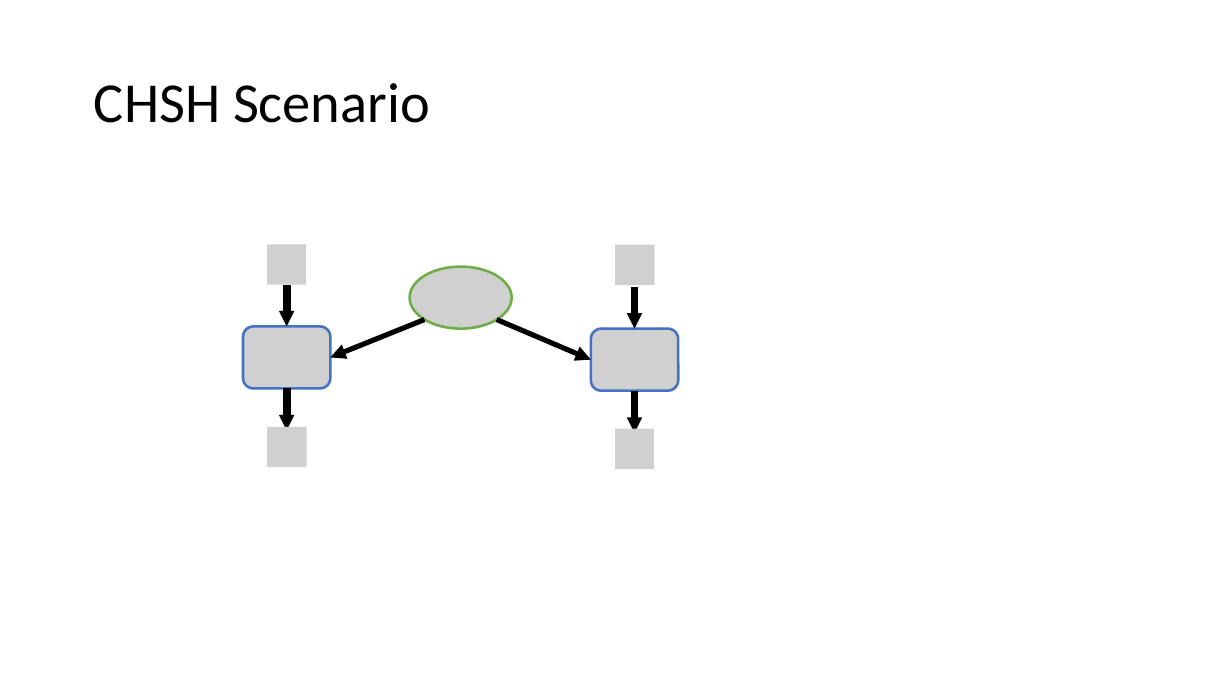
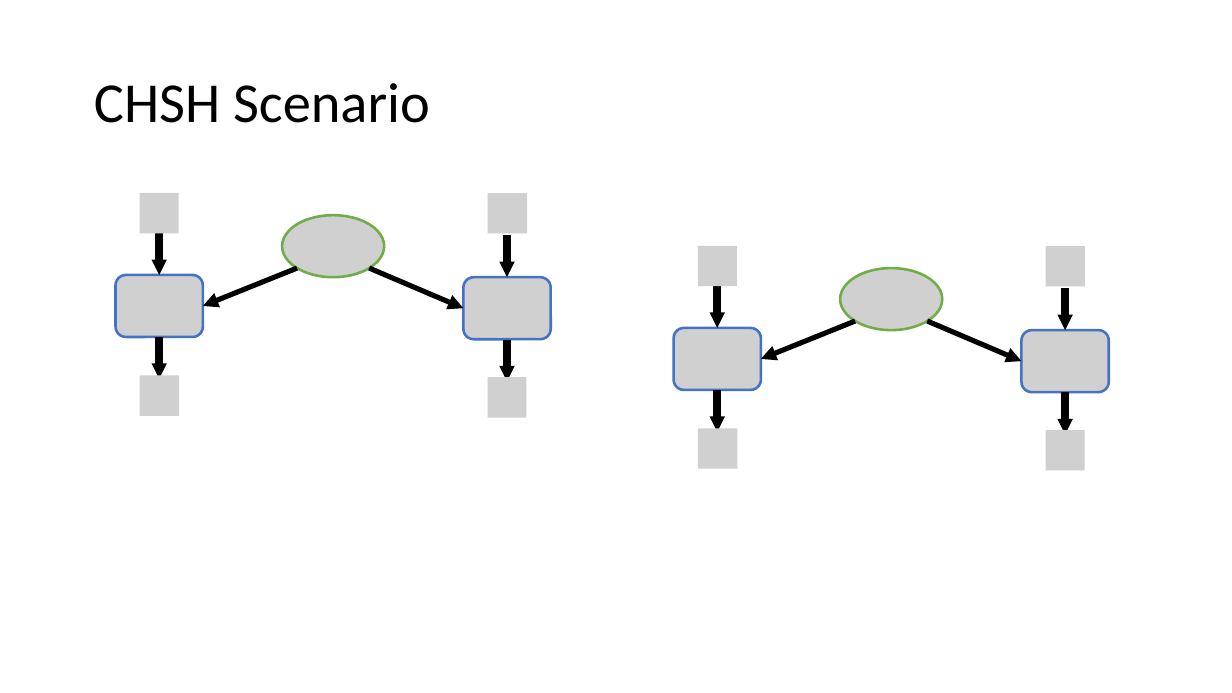
Before and after one commit to ChitambarLab/vqo-nonlocality-noisy-quantum-networks, a slide deck: slide 3 of vqo_noisy_nonlocality_quantum_networks.pptx. Drawn at 1232x693 pixels with LibreOffice and Linux fonts; fonts in the diff are those of the drawing; grey boxes stand for pictures. Boxes give left, top, right and bottom in pixels: in the first picture for what was removed or moved away, otherwise in the second. Text is boxed around its words. In the diff, an @@ line names an element or a change of style, - is before the commit and + after.

```diff
--- a/vqo_noisy_nonlocality_quantum_networks.pptx
+++ b/vqo_noisy_nonlocality_quantum_networks.pptx
@@ picture added at box(140, 193, 178, 234) @@
@@ picture added at box(488, 193, 528, 234) @@
@@ picture added at box(282, 215, 384, 277) @@
@@ picture removed at box(267, 244, 306, 285) @@
@@ arrow moved from (497, 320) - (591, 360) to (370, 268) - (464, 309) @@
@@ picture removed at box(409, 267, 512, 329) @@
@@ picture removed at box(616, 245, 655, 286) @@
@@ picture added at box(698, 246, 737, 287) @@
@@ picture added at box(840, 268, 943, 330) @@
@@ picture added at box(1046, 246, 1086, 287) @@
@@ picture added at box(116, 275, 203, 337) @@
@@ picture added at box(464, 277, 552, 339) @@
@@ arrow added from (717, 287) to (717, 328), #000000 6 pt @@
@@ arrow added from (1066, 288) to (1066, 330), #000000 6 pt @@
@@ picture removed at box(243, 326, 331, 388) @@
@@ picture removed at box(591, 329, 678, 391) @@
@@ picture added at box(674, 328, 762, 390) @@
@@ arrow added from (855, 321) to (762, 359), #000000 4 pt @@
@@ arrow added from (928, 321) to (1021, 361), #000000 4 pt @@
@@ 5 arrows: place and size @@
-5 arrows at box(287, 285, 635, 433)
+5 arrows at box(159, 233, 507, 382)
@@ picture added at box(1021, 330, 1109, 392) @@
@@ picture added at box(140, 375, 179, 416) @@
@@ picture added at box(488, 377, 527, 418) @@
@@ arrow added from (717, 390) to (717, 432), #000000 6 pt @@
@@ arrow added from (1066, 393) to (1066, 434), #000000 6 pt @@
@@ picture removed at box(267, 427, 307, 468) @@
@@ picture removed at box(616, 429, 654, 470) @@
@@ picture added at box(698, 429, 738, 470) @@
@@ picture added at box(1046, 430, 1085, 470) @@
```
Also in this commit, not shown: 7 other files.
